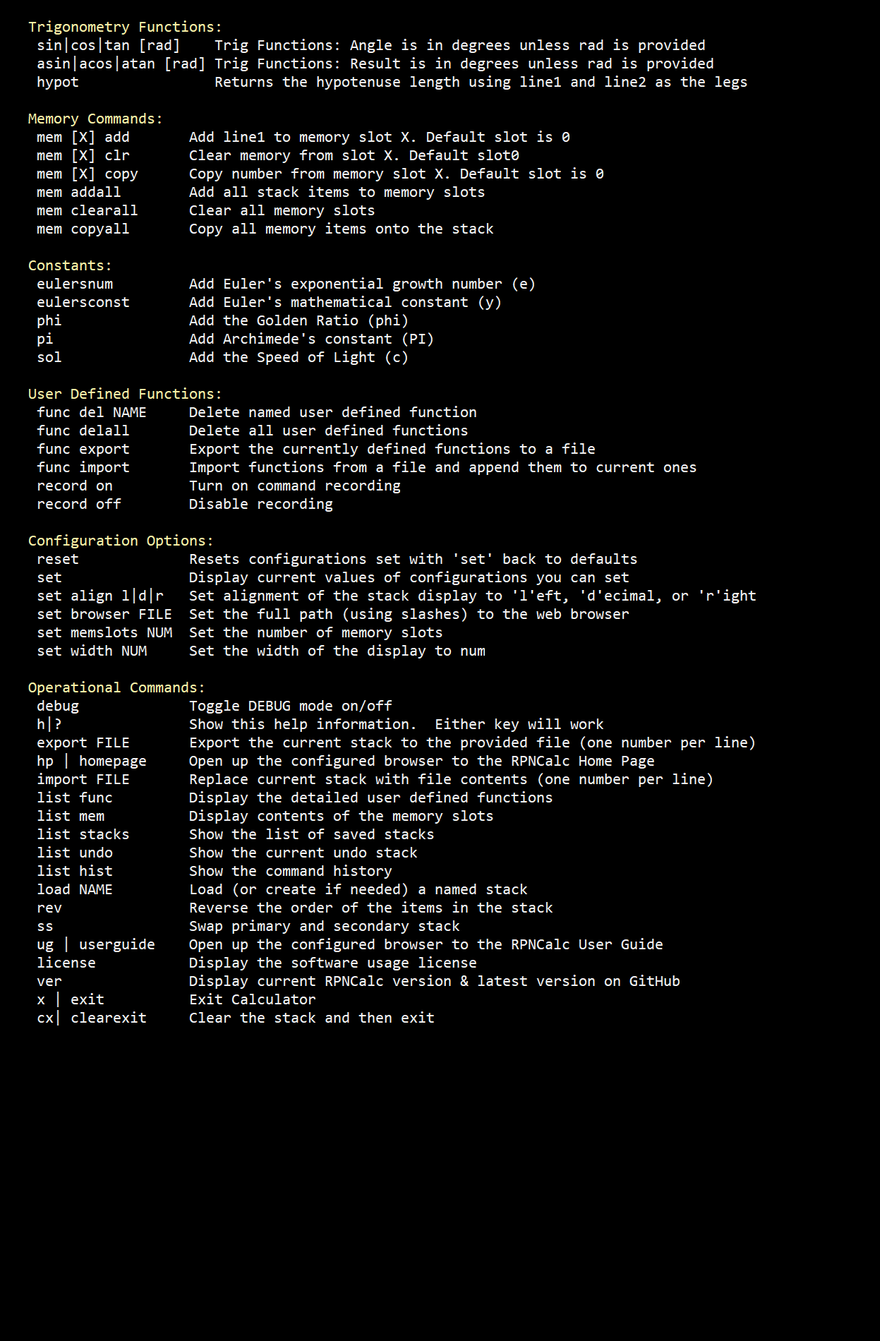
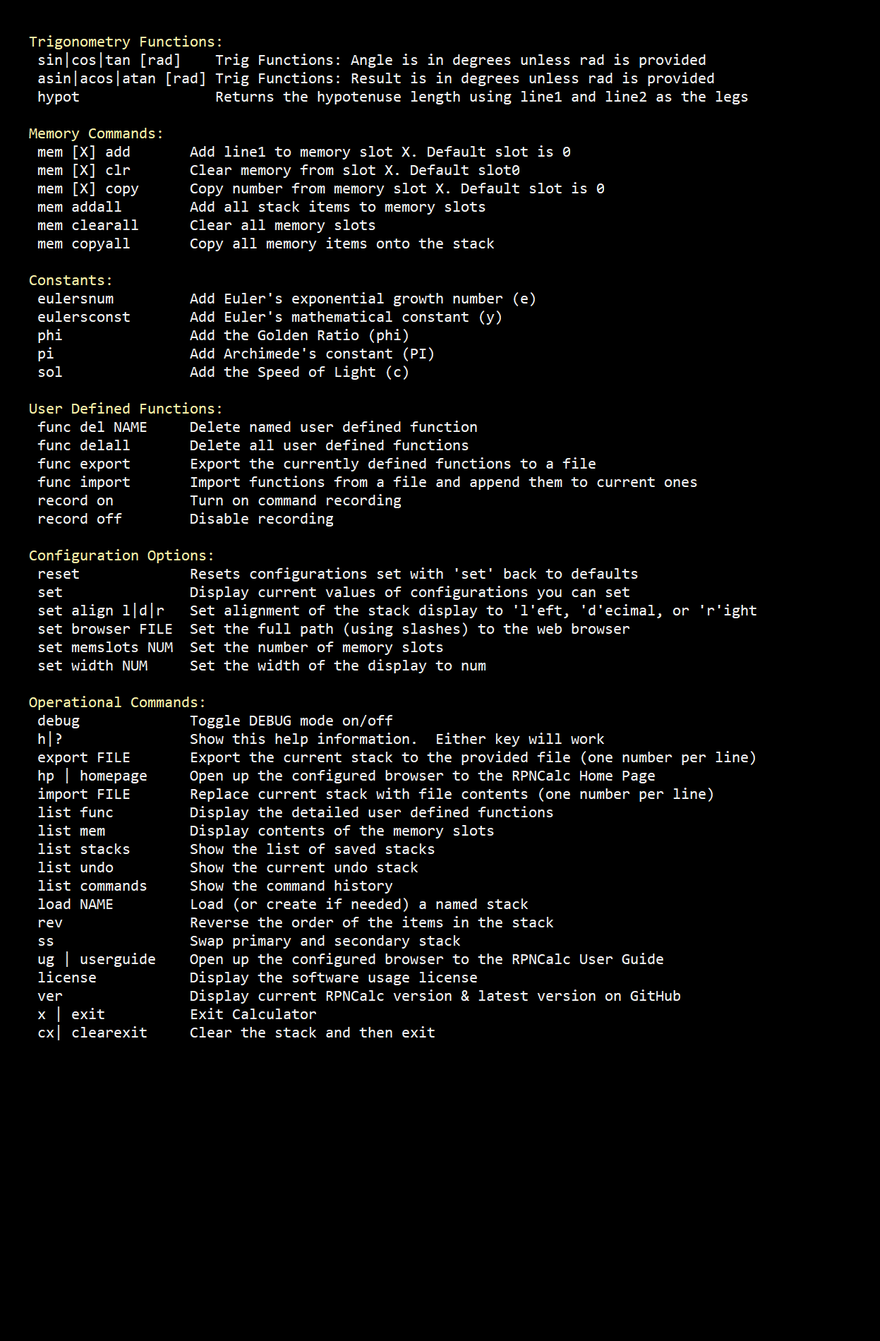
Comparing the layer stacks of the two 880×1341 images. Changes:
renamed "Help2" to "Pasted Layer", painted on it over <box>28,20,757,1041</box>
